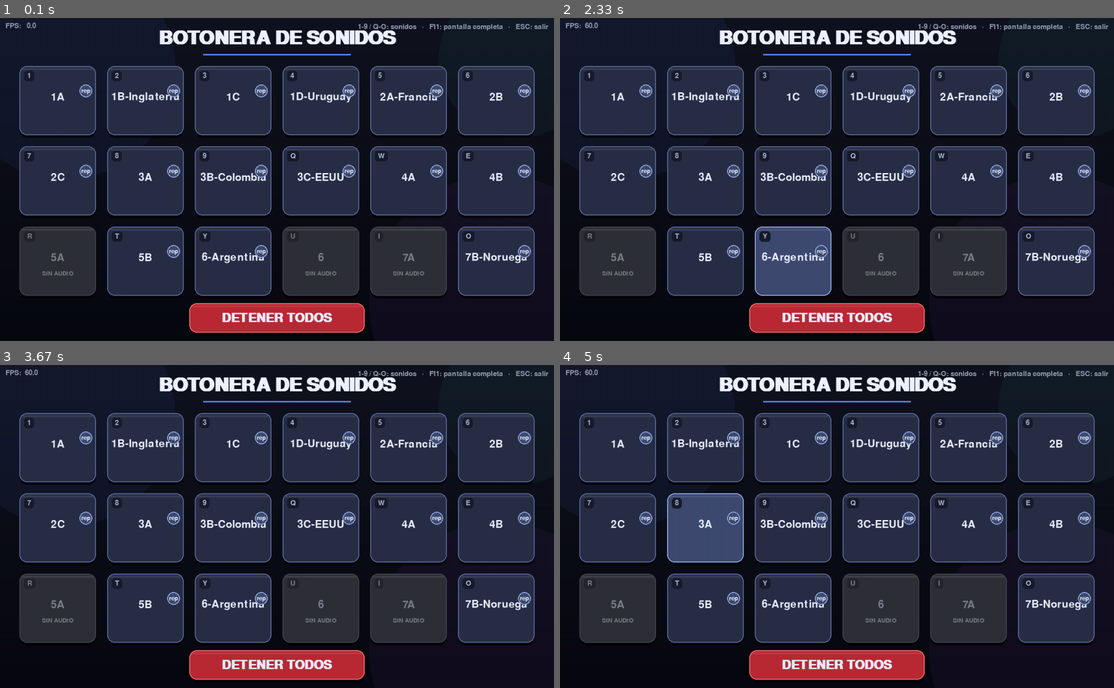
Above: before the commit, frames 1-4 (two rows, left to right).
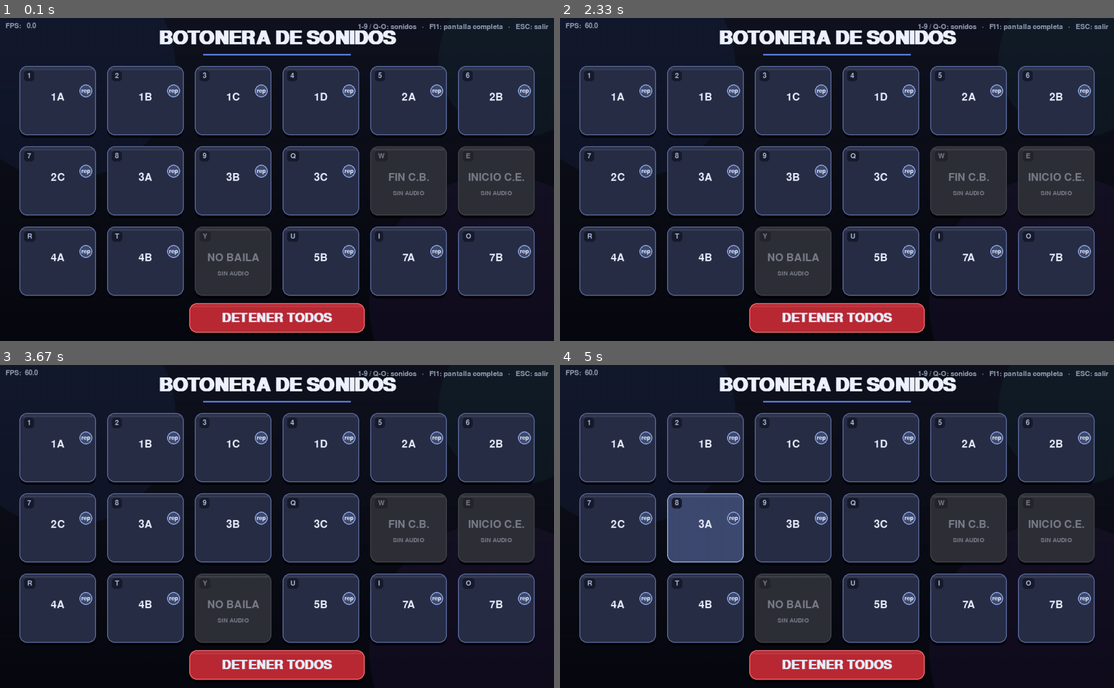
Above: after the commit, the same moments.

Repository: Seba-Filippa-934/Botonera-con-pygame
Game: pygame game, started from reproductor de sonidos.py
Same seed, same stepped clock (60 frames per second), same inputs: the game is played once before the commit and once after it.
Inputs (mouse positions are in pixels of both pictures, inside the frame that each line leads up to):
- Up to frame 1 (0.1 s): no input
- Up to frame 2 (2.33 s): click (814, 192) at 0.38 s; click (842, 202) at 0.72 s; click (920, 66) at 1.05 s; click (1041, 292) at 1.38 s; click (848, 69) at 1.72 s; click (809, 263) at 2.05 s
- Up to frame 3 (3.67 s): click (260, 471) at 2.38 s; click (188, 419) at 2.72 s; click (470, 610) at 3.05 s; click (448, 520) at 3.38 s
- Up to frame 4 (5 s): click (953, 468) at 3.72 s; click (676, 465) at 4.05 s; click (859, 513) at 4.38 s; click (676, 507) at 4.72 s

The runs differ from the first frame. In frame 1, 3.5% of the frame differs, in the area x 3-97%, y 22-87%; in frame 2, 5.9%; in frame 3, 3.5%; in frame 4, 3.5%.

Commit message:
FINAL DE LA PRIMAVERA

Diff:
--- a/reproductor de sonidos.py
+++ b/reproductor de sonidos.py
@@ -81,46 +81,46 @@
 
 # --- Lista de archivos de sonido (EDITAR AQUÍ) ---------------------------------
 ARCHIVOS_SONIDOS = [
-    "1A.mp3",
-    "1B-Inglaterra.mp3",
-    "1C.mp3",
-    "1D-Uruguay.mp3",
-    "2A-Francia.mp3",
-    "2B.mp3",
-    "2C.mp3",
-    "3A.mp3",
-    "3B-Colombia.mp3",
-    "3C-EEUU.mp3",
-    "4A.mp3",
-    "4B.mp3",
-    "cargar.mp3",
-    "5B.mp3",
-    "6-Argentina.mp3",
+    "1a.mp3",
+    "1b.mp3",
+    "1c.mp3",
+    "1d.mp3",
+    "2a.mp3",
+    "2b.mp3",
+    "2c.mp3",
+    "3a.mp3",
+    "3b.mp3",
+    "3c.mp3",
     "cargar.mp3",
     "cargar.mp3",
-    "7B-Noruega.mp3"
+    "4a.mp3",
+    "4b.mp3",
+    "cargar.mp3",
+    "5b.mp3",
+    "7a.mp3",
+    "7b.mp3"
 ]
 
 # --- Nombres mostrados en los botones (EDITAR AQUÍ) -----------------------------
 NOMBRES_BOTONES = [
     "1A",
-    "1B-Inglaterra",
+    "1B",
     "1C",
-    "1D-Uruguay",
-    "2A-Francia",
+    "1D",
+    "2A",
     "2B",
     "2C",
     "3A",
-    "3B-Colombia",
-    "3C-EEUU",
+    "3B",
+    "3C",
+    "FIN C.B.",
+    "INICIO C.E.",
     "4A",
     "4B",
-    "5A",
+    "NO BAILA",
     "5B",
-    "6-Argentina",
-    "6",
     "7A",
-    "7B-Noruega"
+    "7B"
 ]
 
 # ===========================================================================
Not shown, removed: 1A.mp3
Not shown, removed: 1B-Inglaterra.mp3
Not shown, removed: 1C.mp3
Not shown, removed: 1D-Uruguay.mp3
Not shown, added: 1a.mp3
Not shown, added: 1b.mp3
Not shown, added: 1c.mp3
Not shown, added: 1d.mp3
Not shown, removed: 2A-Francia.mp3
Not shown, removed: 2B.mp3
Not shown, removed: 2C.mp3
Not shown, added: 2a.mp3
(and 19 more such lines)
